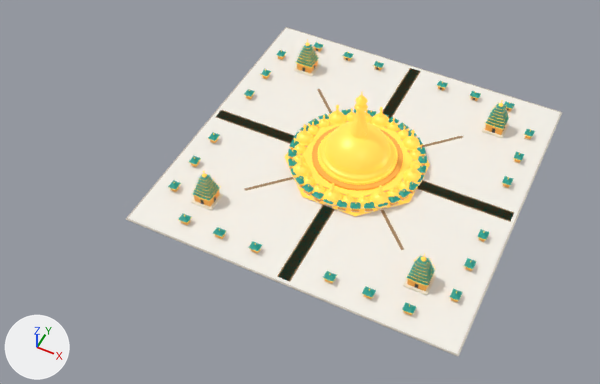
A saved change to the glTF model app/public/models/pagoda.glb.
Both versions are drawn from a 50 mm lens placed at (133.0, -349.0, 387.0), pointed at (-23.0, -35.0, -5.0). Lighting does not change. The marker at lower left points along +X, +Y and +Z. The older version comes first. Vertices at exactly the same position are counted once.

In view in the first picture: 'pagoda'.
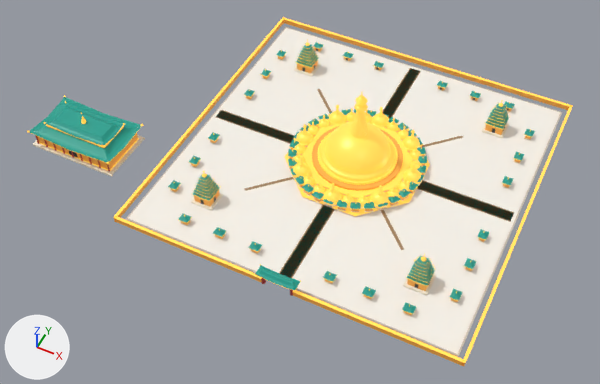
Where the change shows, as pixel boxes [x1, y1, x2, y2] in the pictures (600 x 384 px; the box of a moved part takes in the faces that stretch with it):
'pagoda', reshaped
    before: [126, 27, 562, 357]
    after: [27, 17, 573, 366]
part 1 of me_plaza, added
    after: [33, 135, 145, 176]
part 2 of me_plaza, added
    after: [462, 105, 573, 363]
part 3 of me_plaza, added
    after: [113, 18, 284, 218]
part 4 of me_plaza, added
    after: [283, 17, 573, 107]
part 5 of me_plaza, added
    after: [115, 216, 261, 279]
part 6 of me_plaza, added
    after: [292, 290, 465, 363]
part 7 of me_plaza, added
    after: [39, 138, 139, 171]
part 8 of me_plaza, added
    after: [46, 124, 124, 148]
part 9 of me_plaza, added
    after: [116, 219, 262, 283]
part 10 of me_plaza, added
    after: [293, 293, 464, 366]
part 11 of me_plaza, added
    after: [37, 133, 138, 169]
part 12 of me_plaza, moved or reshaped
    before: [293, 106, 495, 259]
    after: [29, 20, 569, 366]
part 13 of me_plaza, added
    after: [254, 264, 301, 291]

Edits to the bpy script that builds the scene:
```text
Add mat_pagoda_red:
    mat_pagoda_red = principled_material('pagoda_red')
    mat_pagoda_red.base_color = (0.5, 0.05, 0.04)  # red #bc3f38
Change me_plaza:
    used by ob_pagoda; location = (0.0, 0.0, 0.0)
    remove me_plaza.from_pydata(...)  # 33304 vertices, 63106 faces; spans x -106.0..106.0, y -106.0..106.0, z -1.0..60.0
    add me_plaza.from_pydata(...)  # 33971 vertices, 64248 faces; spans x -197.0..111.0, y -114.0..111.0, z -1.0..60.0
    me_plaza part 1: a new loose piece, a box spanning x -196.0..-134.0, y -81.0..-43.0, z 0.0..1.2, in mat_pagoda_cream (pale yellow #f7edd7)
    me_plaza part 2: a new loose piece, a box spanning x 109.06..110.94, y -110.69..110.69, z 3.62..4.0, in mat_pagoda_gold (orange #f6c450, glowing orange #daa03a)
    me_plaza part 3: a new loose piece, a box spanning x -110.94..-109.06, y -110.69..110.69, z 3.62..4.0, in mat_pagoda_gold (orange #f6c450, glowing orange #daa03a)
    me_plaza part 4: a new loose piece, a box spanning x -110.69..110.69, y 109.06..110.94, z 3.62..4.0, in mat_pagoda_gold (orange #f6c450, glowing orange #daa03a)
    me_plaza part 5: a new loose piece, a box spanning x -110.0..-9.0, y -110.94..-109.06, z 3.62..4.0, in mat_pagoda_gold (orange #f6c450, glowing orange #daa03a)
    me_plaza part 6: a new loose piece, a box spanning x 9.0..110.0, y -110.94..-109.06, z 3.62..4.0, in mat_pagoda_gold (orange #f6c450, glowing orange #daa03a)
    me_plaza part 7: a new loose piece, a box spanning x -193.38..-136.62, y -78.38..-45.62, z 1.25..1.75, in mat_pagoda_gold (orange #f6c450, glowing orange #daa03a)
    me_plaza part 8: a new loose piece, a box spanning x -187.75..-142.25, y -72.75..-51.25, z 14.5..15.0, in mat_pagoda_gold (orange #f6c450, glowing orange #daa03a)
    me_plaza part 9: a new loose piece, a box spanning x -110.0..-9.0, y -110.7..-109.3, z 0.0..3.6, in mat_pagoda_ochre (orange #e7aa45, glowing brown #764816)
    me_plaza part 10: a new loose piece, a box spanning x 9.0..110.0, y -110.7..-109.3, z 0.0..3.6, in mat_pagoda_ochre (orange #e7aa45, glowing brown #764816)
    me_plaza part 11: a new loose piece, a box spanning x -193.0..-137.0, y -78.0..-46.0, z 1.2..10.2, in mat_pagoda_ochre (orange #e7aa45, glowing brown #764816)
    me_plaza part 12: 232 vertices moved within x -74.0..66.0, y -66.0..74.0, z 5.0..16.0; 232 vertices added at x -196.0..111.0, y -111.0..111.0, z 0.0..26.0
    me_plaza part 13: 80 vertices added at x -13.0..13.0, y -114.0..-106.0, z 9.0..11.0
    other edits to the shape of me_plaza do not show in these pictures
    add me_plaza.materials.append(mat_pagoda_red)  # red #bc3f38
```
